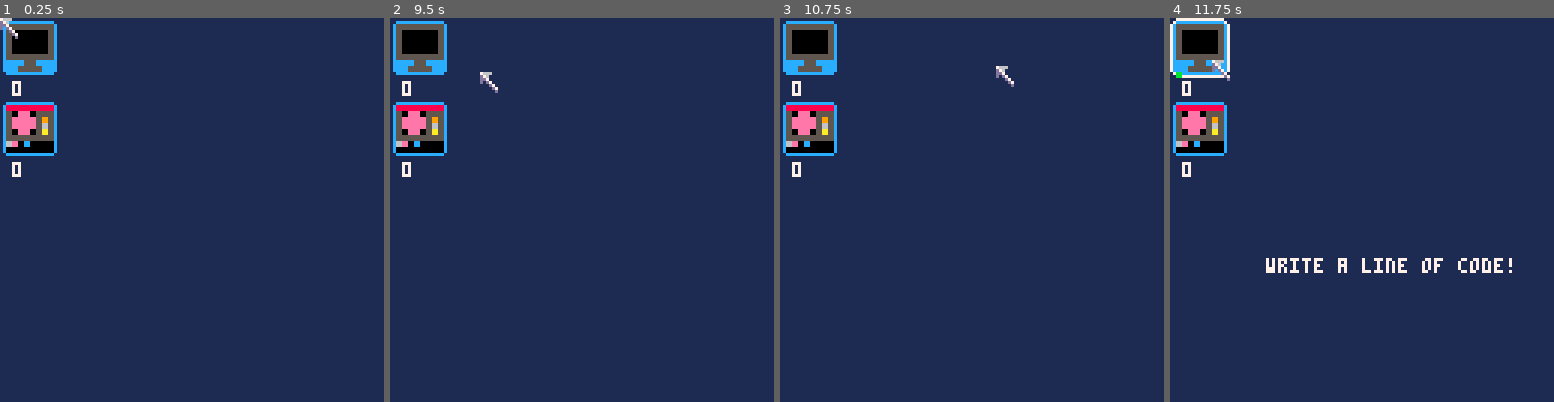
Above: before the commit, frames 1-4 (left to right).
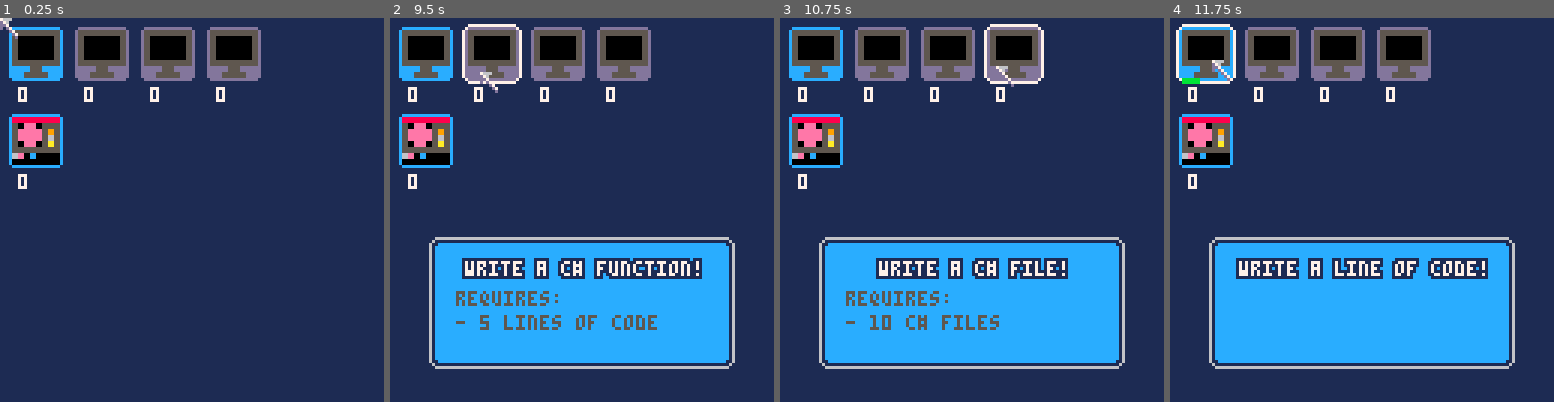
Above: after the commit, the same moments.

Repository: wesen/carts
Game: PICO-8 cartridge games/gamedevgame/gamedevgame.p8
The game is run twice, just before and just after one commit, with the same random seed, the same clock (stepped at 60 frames per second) and the same inputs.
Inputs (mouse positions are in pixels of both pictures, inside the frame that each line leads up to):
- Up to frame 1 (0.25 s): no input
- Up to frame 2 (9.5 s): click (670, 121) at 0.67 s; click (436, 267) at 1.22 s; click (497, 114) at 1.77 s; click (562, 259) at 2.32 s; click (624, 106) at 2.87 s; click (685, 256) at 3.42 s; click (451, 102) at 3.97 s; click (512, 248) at 4.52 s; click (574, 94) at 5.07 s; click (639, 244) at 5.62 s; click (701, 90) at 6.17 s; click (466, 236) at 6.72 s; click (528, 83) at 7.27 s; click (589, 229) at 7.82 s; click (654, 79) at 8.37 s; click (716, 225) at 8.92 s; click (478, 71) at 9.47 s
- Up to frame 3 (10.75 s): click (933, 217) at 10.02 s; click (995, 64) at 10.57 s
- Up to frame 4 (11.75 s): click (1450, 213) at 11.12 s; click (1212, 60) at 11.67 s

The runs differ from the first frame. In frame 1, 10% of the frame differs, in the area x 0-68%, y 0-45%; in frame 2, 34%; in frame 3, 35%, in the area x 0-90%, y 0-92%; in frame 4, 35%.

Commit message:
Add proper dialogbox

Diff:
--- /dev/null
+++ b/games/gamedevgame/dialogbox.lua
@@ -0,0 +1,19 @@
+cls_dialogbox=class(function(self)
+ self.visible=true
+ self.text={}
+end)
+
+glb_dialogbox=cls_dialogbox.init()
+
+function cls_dialogbox:draw()
+ if (not self.visible) return
+
+ draw_rounded_rect2(15,75,98,40,12,1,6)
+ if #self.text>=1 then
+  local txt=self.text[1][2]
+  bstr(txt,64-#txt*2,80,1,7)
+ end
+ for i=2,#self.text do
+  print(self.text[i][2],15+7,75+i*8,self.text[i][1])
+ end
+end
--- a/games/gamedevgame/gamedevgame.lua
+++ b/games/gamedevgame/gamedevgame.lua
@@ -7,6 +7,8 @@
 --#include coroutines
 --#include gfx
 --#include particle
+--#include tween
+--#include dialogbox
 
 --#include resourcemanager
 --#include resource
--- a/games/gamedevgame/gamedevgame.p8
+++ b/games/gamedevgame/gamedevgame.p8
@@ -375,32 +375,41 @@
 	print(s,x+1,y+1,c2)
 end
 
-function draw_rounded_rect1(x,y,w,col_bg,col_border)
+function draw_rounded_rect1(x,y,w,h,col_bg,col_border)
  col_border=col_border or col_bg
- line(x,y-1,x+w-1,y-1,col_border)
- line(x,y+w,x+w-1,y+w,col_border)
- line(x-1,y,x-1,y+w-1,col_border)
- line(x+w,y,x+w,y+w-1,col_border)
- rectfill(x,y,x+w-1,y+w-1,col_bg)
-end
-
-function draw_rounded_rect2(x,y,w,col_bg,col_border1,col_border2)
+ local x2=x+w
+ local y2=y+h
+ line(x,y-1,x2-1,y-1,col_border)
+ line(x,y2,x2-1,y2,col_border)
+ line(x-1,y,x-1,y2-1,col_border)
+ line(x2,y,x2,y2-1,col_border)
+ rectfill(x,y,x2-1,y2-1,col_bg)
+end
+
+function draw_rounded_rect2(x,y,w,h,col_bg,col_border1,col_border2)
  col_border1=col_border1 or col_bg
  col_border2=col_border2 or col_border1
 
- line(x,y-2,x+w-1,y-2,col_border2)
- line(x,y+w+1,x+w-1,y+w+1,col_border2)
- line(x-2,y,x-2,y+w-1,col_border2)
- line(x+w+1,y,x+w+1,y+w-1,col_border2)
- line(x,y-1,x+w-1,y-1,col_border1)
- line(x,y+w,x+w-1,y+w,col_border1)
- line(x-1,y,x-1,y+w-1,col_border1)
- line(x+w,y,x+w,y+w-1,col_border1)
+ local y2=y+h
+ local x2=x+w
+
+ line(x,y-2,x2-1,y-2,col_border2)
+ line(x,y+h+1,x2-1,y+h+1,col_border2)
+ line(x-2,y,x-2,y2-1,col_border2)
+ line(x2+1,y,x2+1,y2-1,col_border2)
+ line(x,y-1,x2-1,y-1,col_border1)
+ line(x,y2,x2-1,y2,col_border1)
+ line(x-1,y,x-1,y2-1,col_border1)
+ line(x2,y,x2,y2-1,col_border1)
  pset(x-1,y-1,col_border2)
- pset(x+w,y-1,col_border2)
- pset(x-1,y+w,col_border2)
- pset(x+w,y+w,col_border2)
- rectfill(x,y,x+w-1,y+w-1,col_bg)
+ pset(x2,y-1,col_border2)
+ pset(x-1,y2,col_border2)
+ pset(x2,y2,col_border2)
+ rectfill(x,y,x2-1,y2-1,col_bg)
+ pset(x,y,col_border1)
+ pset(x,y2-1,col_border1)
+ pset(x2-1,y2-1,col_border1)
+ pset(x2-1,y,col_border1)
 end
 
 glb_particles={}
@@ -503,6 +512,65 @@
 function cls_pwrup_particle:draw()
  local col=self.cols[flr(#self.cols*self.t/self.lifetime)+1]
  circ(self.x,self.y,(2-self.t/self.lifetime*2),col)
+end
+
+function inoutquint(t, b, c, d)
+ t = t / d * 2
+ if (t < 1) return c / 2 * pow(t, 5) + b
+ return c / 2 * (pow(t - 2, 5) + 2) + b
+end
+
+function inexpo(t, b, c, d)
+ if (t == 0) return b
+ return c * pow(2, 10 * (t / d - 1)) + b - c * 0.001
+end
+
+function outexpo(t, b, c, d)
+ if (t == d) return b + c
+ return c * 1.001 * (-pow(2, -10 * t / d) + 1) + b
+end
+
+function inoutexpo(t, b, c, d)
+ if (t == 0) return b
+ if (t == d) return b + c
+ t = t / d * 2
+ if (t < 1) return c / 2 * pow(2, 10 * (t - 1)) + b - c * 0.0005
+ return c / 2 * 1.0005 * (-pow(2, -10 * (t - 1)) + 2) + b
+end
+
+function cr_move_to(obj,target_x,target_y,d,easetype)
+ local t=0
+ local bx=obj.x
+ local cx=target_x-obj.x
+ local by=obj.y
+ local cy=target_y-obj.y
+ while t<d do
+  t+=dt
+  if (t>d) return
+  obj.x=round(easetype(t,bx,cx,d))
+  obj.y=round(easetype(t,by,cy,d))
+  yield()
+ end
+end
+
+cls_dialogbox=class(function(self)
+ self.visible=true
+ self.text={}
+end)
+
+glb_dialogbox=cls_dialogbox.init()
+
+function cls_dialogbox:draw()
+ if (not self.visible) return
+
+ draw_rounded_rect2(15,75,98,40,12,1,6)
+ if #self.text>=1 then
+  local txt=self.text[1][2]
+  bstr(txt,64-#txt*2,80,1,7)
+ end
+ for i=2,#self.text do
+  print(self.text[i][2],15+7,75+i*8,self.text[i][1])
+ end
 end
 
 
@@ -567,9 +635,9 @@
  palt(0,false)
  palt(11,true)
  if self:is_mouse_over() then
-  draw_rounded_rect2(x,y,w,glb_bg_col2,glb_bg_col2,7)
+  draw_rounded_rect2(x,y,w,w,glb_bg_col2,glb_bg_col2,7)
  else
-  draw_rounded_rect1(x,y,w,glb_bg_col2)
+  draw_rounded_rect1(x,y,w,w,glb_bg_col2)
  end
 
  local spage=flr(self.spr/64)
@@ -579,33 +647,45 @@
  if self.t>0 then
   rectfill(x,y+w,x+self.t/self.duration*w,y+w+1,11)
  end
- print(tostr(self.count),x+2,y+w+3,7)
-
- if (self:is_mouse_over()) then
-   print(self:get_display_text(),32,80,7)
-  end
  pal()
  palt()
+ print(tostr(self.count),x+2,y+w+3,7)
+
+ if (self:is_mouse_over()) then
+  glb_dialogbox.visible=true
+  glb_dialogbox.text=self:get_display_text()
+ end
 end
 
 function resource_cls:get_display_text()
- local txt=self.description
- local txt2=""
+ local result={
+  {7,self.description}
+ }
+ local requirements={}
+ local requires_col=7
  for n,v in pairs(self.dependencies) do
   local res=glb_resource_manager.resources[n]
-  txt2=txt2.."- "..tostr(v).." "..(res.full_name).."\n"
- end
-
- if txt2!="" then
-  txt=txt.."\nrequires:\n"..txt2
- end
-
- return txt
+  local col=7
+  if v>res.count then
+   col=5
+   requires_col=5
+  end
+  requirements[#requirements+1]={col,"- "..tostr(v).." "..(res.full_name)}
+ end
+
+ if #requirements>0 then
+  result[#result+1]={requires_col,"requires:"}
+  for _,v in pairs(requirements) do
+   result[#result+1]=v
+  end
+ end
+
+ return result
 end
 
 function resource_cls:get_cur_xy()
- local x=self.x*(glb_resource_w+4)+2
- local y=self.y*(glb_resource_w+3+8)+2
+ local x=self.x*(glb_resource_w+6)+4
+ local y=self.y*(glb_resource_w+3+10)+4
  return x,y
 end
 
@@ -672,7 +752,7 @@
   -- dependencies
   {},
   -- duration
-  1,
+  0.3,
   -- spr
   16,
   -- description
@@ -681,12 +761,12 @@
 )
 res_loc.active=true
 
-resource_cls.init(
+res_func=resource_cls.init(
 "func",
 "c# functions",
  1,0,
  {loc=5},
- 1,
+ 0.5,
   -- spr
   16,
   -- description
@@ -694,7 +774,7 @@
    "c# function written"
 )
 
-resource_cls.init(
+res_file=resource_cls.init(
  "csharp_file",
  "c# files",
  2,0,
@@ -707,12 +787,16 @@
  "c# file written"
 )
 
+res_func.created=true
+res_file.created=true
+res_loc.created=true
+
 resource_cls.init(
  "build",
  "game builds",
- 2,0,
+ 3,0,
  {csharp_file=10},
- 1,
+ 2,
  -- spr
  16,
  -- description
@@ -724,7 +808,7 @@
  "pixels",
   0,1,
   {},
-  1,
+  0.3,
   -- spr
   48,
   -- description
@@ -736,7 +820,7 @@
  "sprites",
   1,1,
   {pixel=8},
-  1,
+  0.8,
   -- spr
   48,
   -- description
@@ -783,9 +867,12 @@
  for _,v in pairs(glb_particles) do
   v:draw()
  end
+
+ glb_dialogbox:draw()
 end
 
 function _update60()
+ glb_dialogbox.visible=false
  glb_dt=time()-glb_lasttime
 
  local mouse_btn=stat(34)
--- a/games/gamedevgame/gfx.lua
+++ b/games/gamedevgame/gfx.lua
@@ -42,30 +42,39 @@
 	print(s,x+1,y+1,c2)
 end
 
-function draw_rounded_rect1(x,y,w,col_bg,col_border)
+function draw_rounded_rect1(x,y,w,h,col_bg,col_border)
  col_border=col_border or col_bg
- line(x,y-1,x+w-1,y-1,col_border)
- line(x,y+w,x+w-1,y+w,col_border)
- line(x-1,y,x-1,y+w-1,col_border)
- line(x+w,y,x+w,y+w-1,col_border)
- rectfill(x,y,x+w-1,y+w-1,col_bg)
+ local x2=x+w
+ local y2=y+h
+ line(x,y-1,x2-1,y-1,col_border)
+ line(x,y2,x2-1,y2,col_border)
+ line(x-1,y,x-1,y2-1,col_border)
+ line(x2,y,x2,y2-1,col_border)
+ rectfill(x,y,x2-1,y2-1,col_bg)
 end
 
-function draw_rounded_rect2(x,y,w,col_bg,col_border1,col_border2)
+function draw_rounded_rect2(x,y,w,h,col_bg,col_border1,col_border2)
  col_border1=col_border1 or col_bg
  col_border2=col_border2 or col_border1
 
- line(x,y-2,x+w-1,y-2,col_border2)
- line(x,y+w+1,x+w-1,y+w+1,col_border2)
- line(x-2,y,x-2,y+w-1,col_border2)
- line(x+w+1,y,x+w+1,y+w-1,col_border2)
- line(x,y-1,x+w-1,y-1,col_border1)
- line(x,y+w,x+w-1,y+w,col_border1)
- line(x-1,y,x-1,y+w-1,col_border1)
- line(x+w,y,x+w,y+w-1,col_border1)
+ local y2=y+h
+ local x2=x+w
+
+ line(x,y-2,x2-1,y-2,col_border2)
+ line(x,y+h+1,x2-1,y+h+1,col_border2)
+ line(x-2,y,x-2,y2-1,col_border2)
+ line(x2+1,y,x2+1,y2-1,col_border2)
+ line(x,y-1,x2-1,y-1,col_border1)
+ line(x,y2,x2-1,y2,col_border1)
+ line(x-1,y,x-1,y2-1,col_border1)
+ line(x2,y,x2,y2-1,col_border1)
  pset(x-1,y-1,col_border2)
- pset(x+w,y-1,col_border2)
- pset(x-1,y+w,col_border2)
- pset(x+w,y+w,col_border2)
- rectfill(x,y,x+w-1,y+w-1,col_bg)
+ pset(x2,y-1,col_border2)
+ pset(x-1,y2,col_border2)
+ pset(x2,y2,col_border2)
+ rectfill(x,y,x2-1,y2-1,col_bg)
+ pset(x,y,col_border1)
+ pset(x,y2-1,col_border1)
+ pset(x2-1,y2-1,col_border1)
+ pset(x2-1,y,col_border1)
 end
--- a/games/gamedevgame/main.lua
+++ b/games/gamedevgame/main.lua
@@ -24,9 +24,12 @@
  for _,v in pairs(glb_particles) do
   v:draw()
  end
+
+ glb_dialogbox:draw()
 end
 
 function _update60()
+ glb_dialogbox.visible=false
  glb_dt=time()-glb_lasttime
 
  local mouse_btn=stat(34)
--- a/games/gamedevgame/resource.lua
+++ b/games/gamedevgame/resource.lua
@@ -35,9 +35,9 @@
  palt(0,false)
  palt(11,true)
  if self:is_mouse_over() then
-  draw_rounded_rect2(x,y,w,glb_bg_col2,glb_bg_col2,7)
+  draw_rounded_rect2(x,y,w,w,glb_bg_col2,glb_bg_col2,7)
  else
-  draw_rounded_rect1(x,y,w,glb_bg_col2)
+  draw_rounded_rect1(x,y,w,w,glb_bg_col2)
  end
 
  local spage=flr(self.spr/64)
@@ -47,33 +47,45 @@
  if self.t>0 then
   rectfill(x,y+w,x+self.t/self.duration*w,y+w+1,11)
  end
+ pal()
+ palt()
  print(tostr(self.count),x+2,y+w+3,7)
 
  if (self:is_mouse_over()) then
-   print(self:get_display_text(),32,80,7)
-  end
- pal()
- palt()
+  glb_dialogbox.visible=true
+  glb_dialogbox.text=self:get_display_text()
+ end
 end
 
 function resource_cls:get_display_text()
- local txt=self.description
- local txt2=""
+ local result={
+  {7,self.description}
+ }
+ local requirements={}
+ local requires_col=7
  for n,v in pairs(self.dependencies) do
   local res=glb_resource_manager.resources[n]
-  txt2=txt2.."- "..tostr(v).." "..(res.full_name).."\n"
+  local col=7
+  if v>res.count then
+   col=5
+   requires_col=5
+  end
+  requirements[#requirements+1]={col,"- "..tostr(v).." "..(res.full_name)}
  end
 
- if txt2!="" then
-  txt=txt.."\nrequires:\n"..txt2
+ if #requirements>0 then
+  result[#result+1]={requires_col,"requires:"}
+  for _,v in pairs(requirements) do
+   result[#result+1]=v
+  end
  end
 
- return txt
+ return result
 end
 
 function resource_cls:get_cur_xy()
- local x=self.x*(glb_resource_w+4)+2
- local y=self.y*(glb_resource_w+3+8)+2
+ local x=self.x*(glb_resource_w+6)+4
+ local y=self.y*(glb_resource_w+3+10)+4
  return x,y
 end
 
--- a/games/gamedevgame/resources.lua
+++ b/games/gamedevgame/resources.lua
@@ -8,7 +8,7 @@
   -- dependencies
   {},
   -- duration
-  1,
+  0.3,
   -- spr
   16,
   -- description
@@ -17,12 +17,12 @@
 )
 res_loc.active=true
 
-resource_cls.init(
+res_func=resource_cls.init(
 "func",
 "c# functions",
  1,0,
  {loc=5},
- 1,
+ 0.5,
   -- spr
   16,
   -- description
@@ -30,7 +30,7 @@
    "c# function written"
 )
 
-resource_cls.init(
+res_file=resource_cls.init(
  "csharp_file",
  "c# files",
  2,0,
@@ -43,12 +43,16 @@
  "c# file written"
 )
 
+res_func.created=true
+res_file.created=true
+res_loc.created=true
+
 resource_cls.init(
  "build",
  "game builds",
- 2,0,
+ 3,0,
  {csharp_file=10},
- 1,
+ 2,
  -- spr
  16,
  -- description
@@ -60,7 +64,7 @@
  "pixels",
   0,1,
   {},
-  1,
+  0.3,
   -- spr
   48,
   -- description
@@ -72,7 +76,7 @@
  "sprites",
   1,1,
   {pixel=8},
-  1,
+  0.8,
   -- spr
   48,
   -- description
--- /dev/null
+++ b/games/gamedevgame/tween.lua
@@ -0,0 +1,38 @@
+function inoutquint(t, b, c, d)
+ t = t / d * 2
+ if (t < 1) return c / 2 * pow(t, 5) + b
+ return c / 2 * (pow(t - 2, 5) + 2) + b
+end
+
+function inexpo(t, b, c, d)
+ if (t == 0) return b
+ return c * pow(2, 10 * (t / d - 1)) + b - c * 0.001
+end
+
+function outexpo(t, b, c, d)
+ if (t == d) return b + c
+ return c * 1.001 * (-pow(2, -10 * t / d) + 1) + b
+end
+
+function inoutexpo(t, b, c, d)
+ if (t == 0) return b
+ if (t == d) return b + c
+ t = t / d * 2
+ if (t < 1) return c / 2 * pow(2, 10 * (t - 1)) + b - c * 0.0005
+ return c / 2 * 1.0005 * (-pow(2, -10 * (t - 1)) + 2) + b
+end
+
+function cr_move_to(obj,target_x,target_y,d,easetype)
+ local t=0
+ local bx=obj.x
+ local cx=target_x-obj.x
+ local by=obj.y
+ local cy=target_y-obj.y
+ while t<d do
+  t+=dt
+  if (t>d) return
+  obj.x=round(easetype(t,bx,cx,d))
+  obj.y=round(easetype(t,by,cy,d))
+  yield()
+ end
+end
